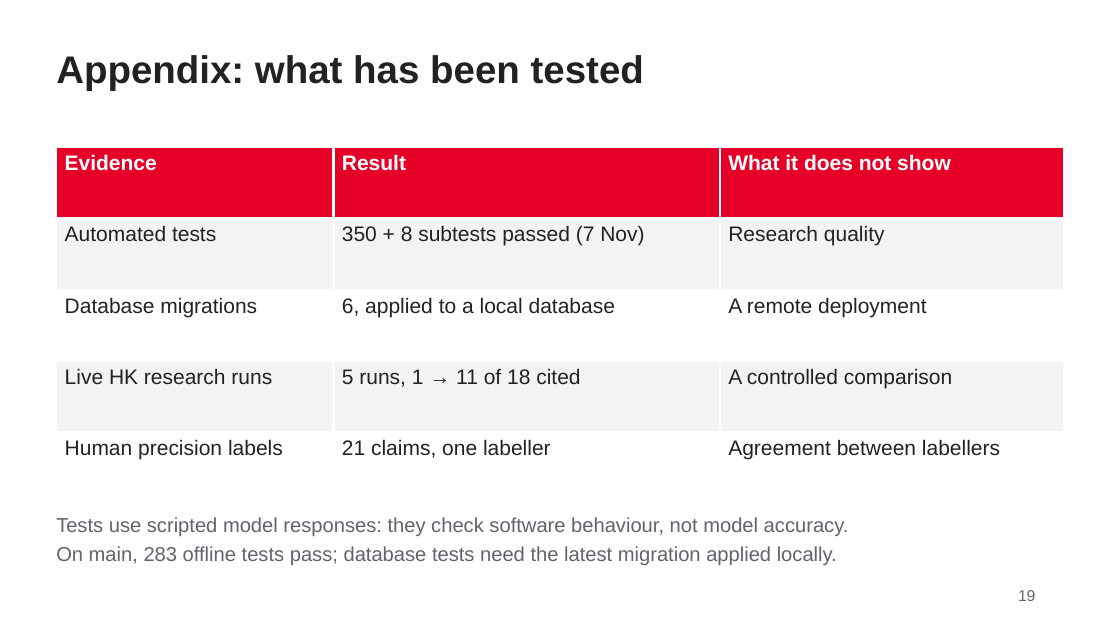
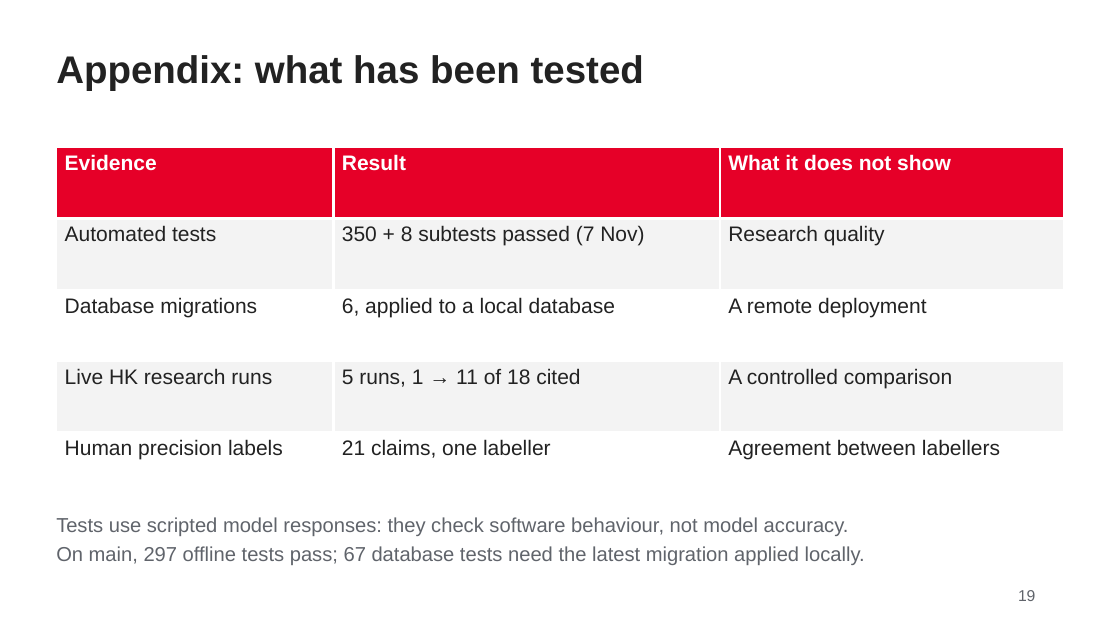
Before and after one commit to Neonat/mira, a slide deck: slide 19 of slides/Mira_DBS_Presentation_v2.pptx. Drawn at 1120x630 pixels with LibreOffice and Linux fonts; fonts in the diff are those of the drawing. Boxes give left, top, right and bottom in pixels: in the first picture for what was removed or moved away, otherwise in the second. Text is boxed around its words. In the diff, an @@ line names an element or a change of style, - is before the commit and + after.

```diff
--- a/slides/Mira_DBS_Presentation_v2.pptx
+++ b/slides/Mira_DBS_Presentation_v2.pptx
@@ text at (56,546,865,565): text changed @@
-On main, 283 offline tests pass; database tests need the latest migration applied locally.
+On main, 297 offline tests pass; 67 database tests need the latest migration applied locally.
```
Also in this commit, not shown: 4 other slides changed.
